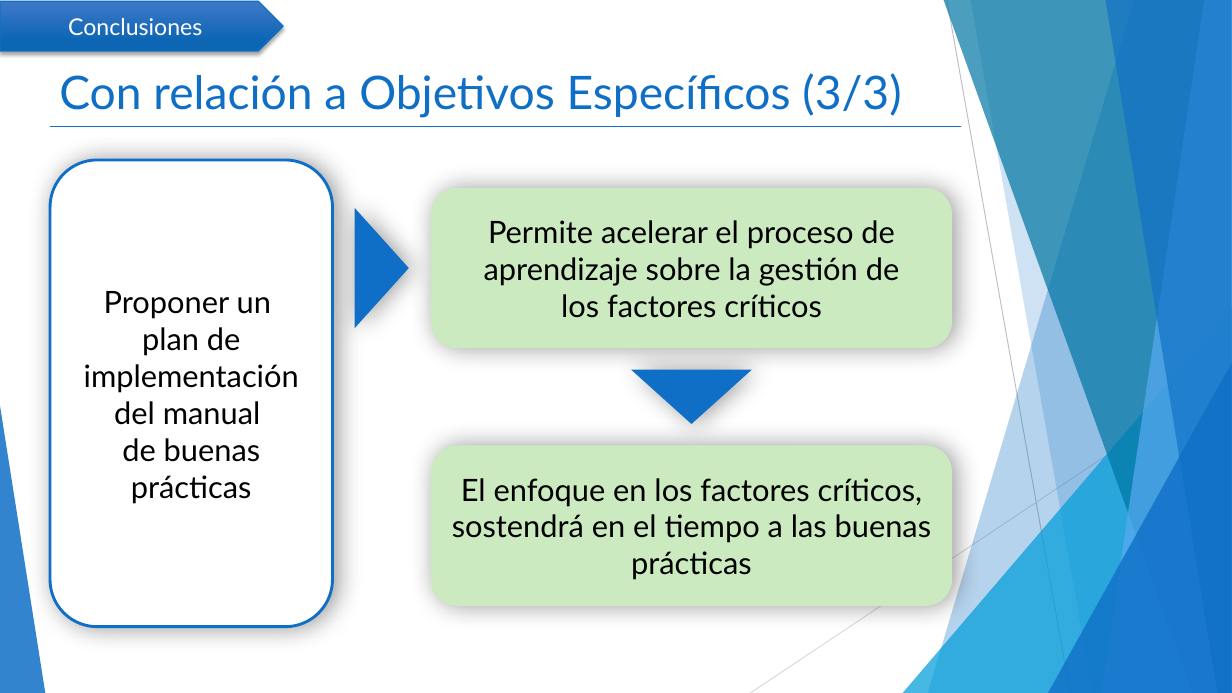
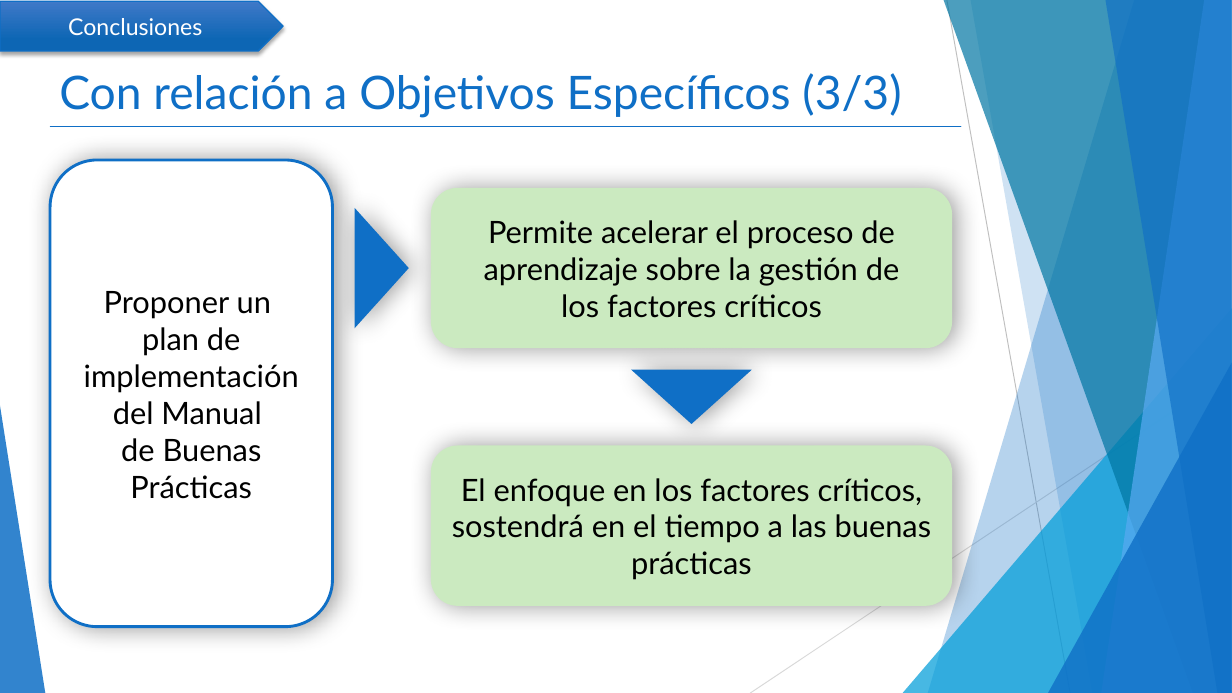
Before and after one commit to mcamara75/tituloUnap, a slide deck: slide 16 of 2018/TT IQQ 2018 Camara y Garay.pptx. Drawn at 1232x693 pixels with LibreOffice and Linux fonts; fonts in the diff are those of the drawing. Boxes give left, top, right and bottom in pixels: in the first picture for what was removed or moved away, otherwise in the second. Text is boxed around its words. In the diff, an @@ line names an element or a change of style, - is before the commit and + after.

```diff
--- a/2018/TT IQQ 2018 Camara y Garay.pptx
+++ b/2018/TT IQQ 2018 Camara y Garay.pptx
@@ text in rounded rectangle at <box>84,327,299,499</box>: text changed @@
-plan de implementación del manual
-de buenas prácticas
+plan de implementación del Manual
+de Buenas Prácticas
```
Also in this commit, not shown: 2 other slides changed.
